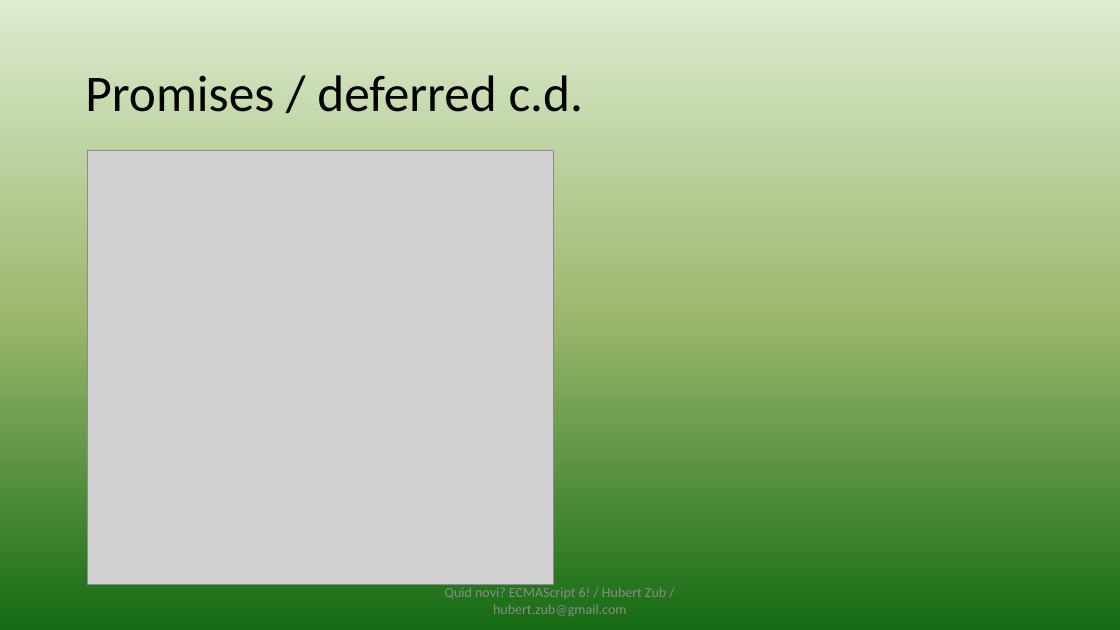
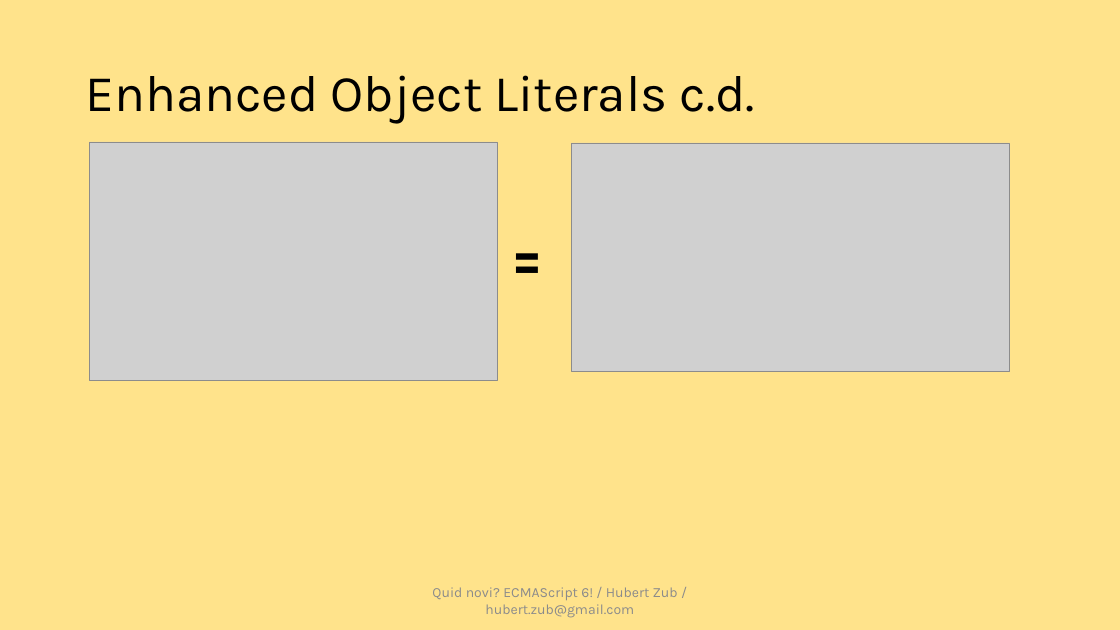
Before and after one commit to hubertzubtt/es6meetjs, a slide deck: slide 23 of prez.pptx (slide 30 before the commit). Drawn at 1120x630 pixels with LibreOffice and Linux fonts; fonts in the diff are those of the drawing; grey boxes stand for pictures. Boxes give left, top, right and bottom in pixels: in the first picture for what was removed or moved away, otherwise in the second. Text is boxed around its words. In the diff, an @@ line names an element or a change of style, - is before the commit and + after.

```diff
--- a/prez.pptx
+++ b/prez.pptx
@@ background gradient #DDEBCF to #9CB86E to #156B13 to #FFE38B @@
@@ title at box(85, 75, 755, 123): text changed; font Calibri to Karla @@
-Promises / deferred c.d.
+Enhanced Object Literals c.d.
@@ picture added at box(89, 142, 497, 381) @@
@@ picture added at box(572, 143, 1010, 371) @@
@@ picture removed at box(87, 150, 554, 585) @@
@@ text added at box(502, 213, 565, 297), 54 pt, text #000000, bold @@
+=
@@ text "Quid novi? ECMAScript 6! / ..." at box(432, 587, 678, 618): font Calibri to Karla @@
```
Also in this commit, not shown: 39 other slides changed, 3 slides added, 9 other files.
